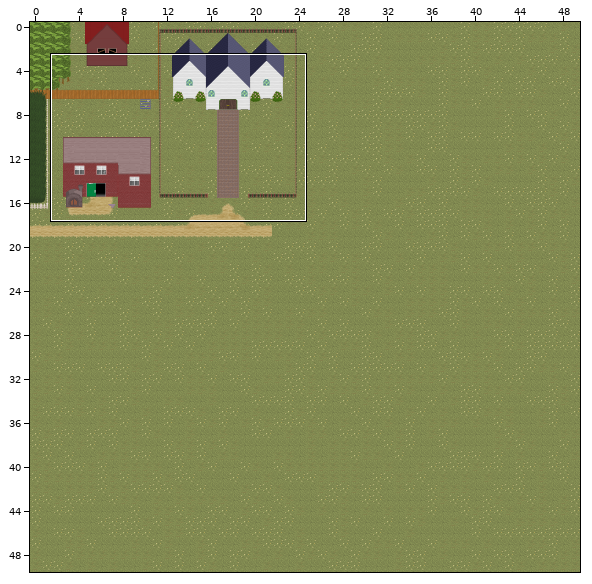
Tiled map -- Maps/HollowSprings.tmx. Above: a wide view before the commit, with the close-up outlined.
Close-up. Old version:
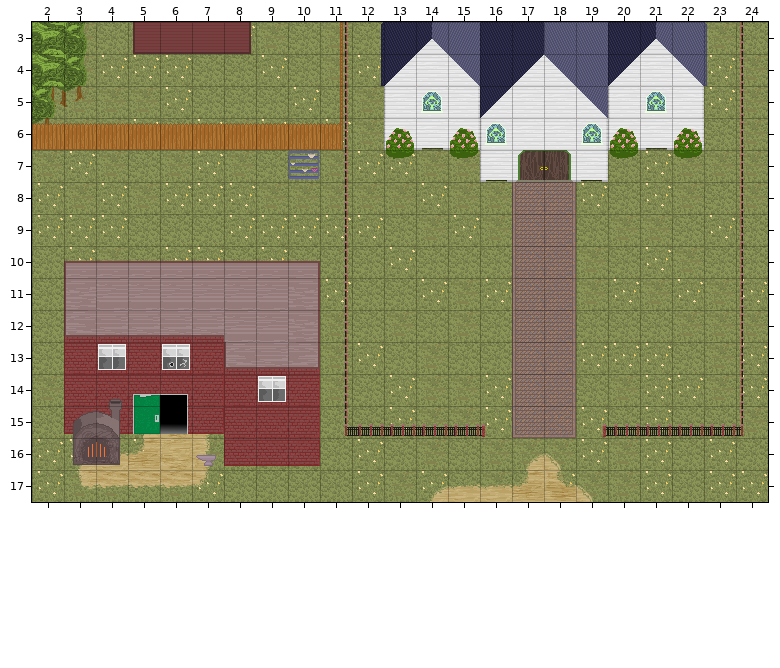
Cells are 32x32 px. Shown: x 2..24, y 3..17.
The result:
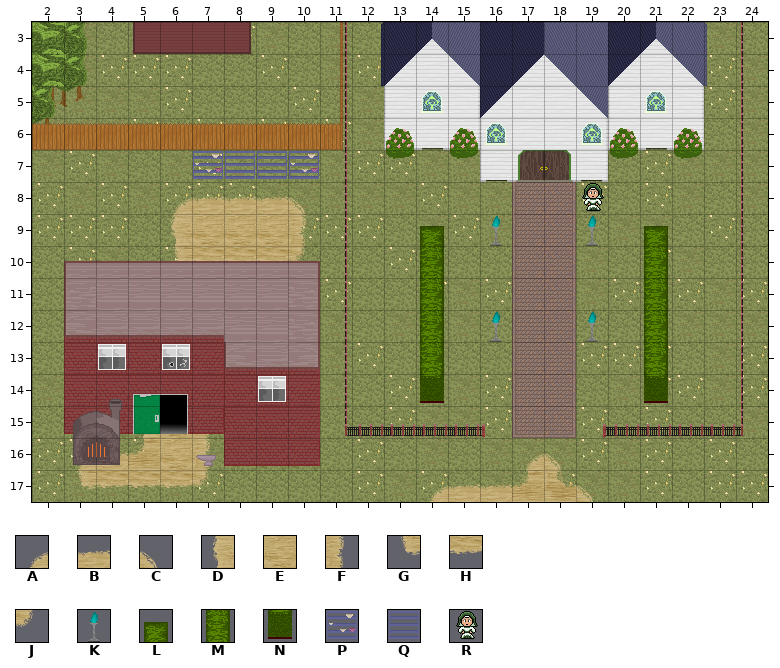
Key: from "hollowsprings": A 2, B 3, C 4, D 17, E 18, F 19, G 32, H 33, J 34, K 150, L 158, M 173, N 188, P 195, Q 196; from "nun": R 1.
_ is an empty cell.
Change:
Layer "Ground Layer2":
Tile A now appears in row 8 at x 6.
Tile B now appears in row 8 at x 7 to 9.
Tile C now appears in row 8 at x 10.
Tile D now appears in row 9 at x 6.
Tile E now appears in row 9 at x 7 to 9.
Tile F now appears in row 9 at x 10.
Tile G now appears in row 10 at x 6.
Tile H now appears in row 10 at x 7 to 9.
Tile J now appears in row 10 at x 10.
Layer "Player Layer":
Tile K now appears in row 9 at x 16 and 19; in row 12 at x 16 and 19.
Tile R now appears in row 8 at x 19.
Layer "Wall Layer":
Tile L now appears in row 9 at x 14 and 21.
Tile M now appears in rows 10 to 13 at x 14 and 21.
Tile N now appears in row 14 at x 14 and 21.
Tile P now appears in row 7 at x 7.
Tile Q now appears in row 7 at x 8 to 9.
Boxes around the changes in both close-ups, in picture pixels (x1, y1, x2, y2):
added: (171, 151, 306, 261)
added: (582, 183, 604, 246)
added: (420, 226, 444, 403)
added: (490, 216, 502, 246)
added: (644, 226, 668, 403)
added: (490, 312, 502, 342)
added: (586, 312, 598, 342)
